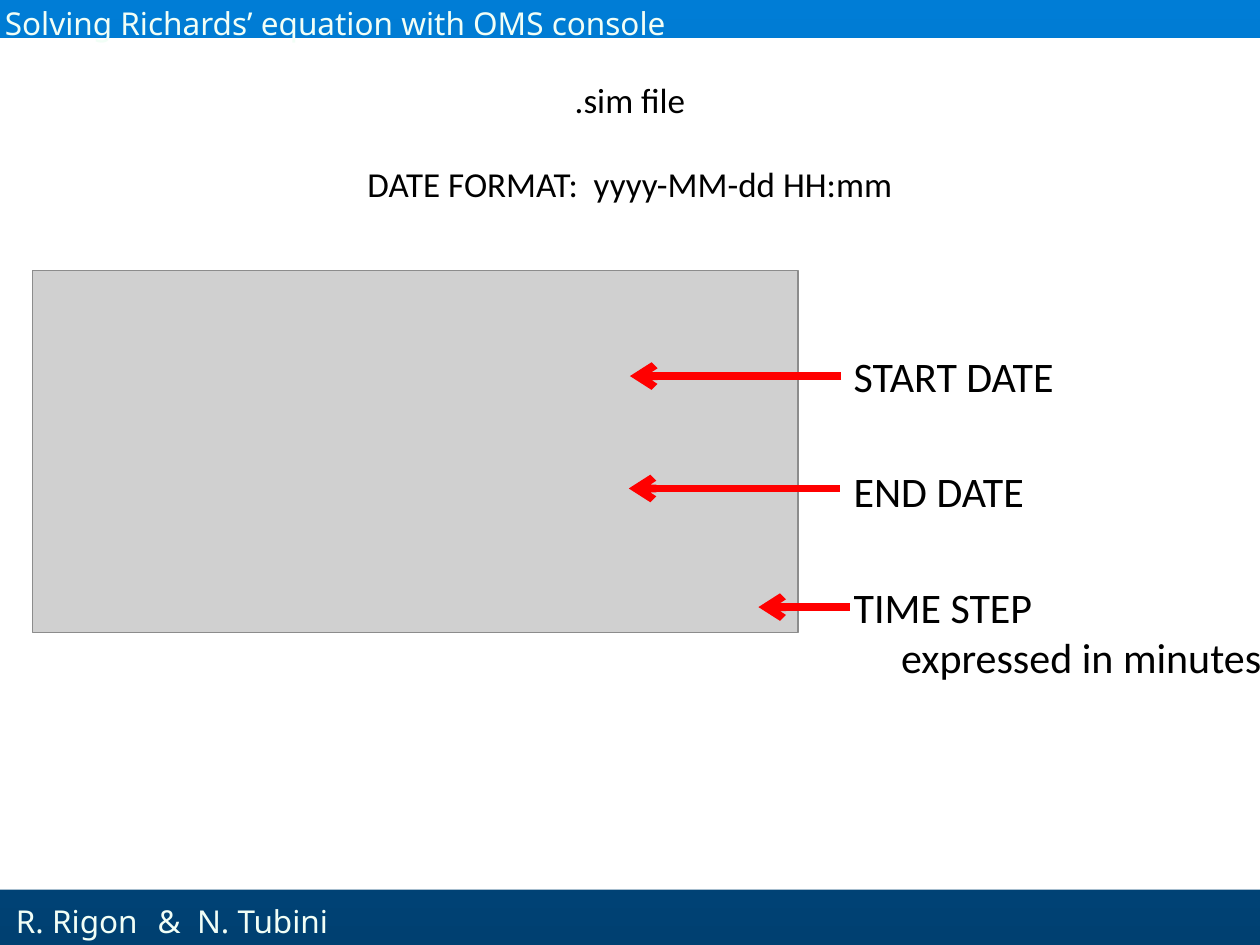
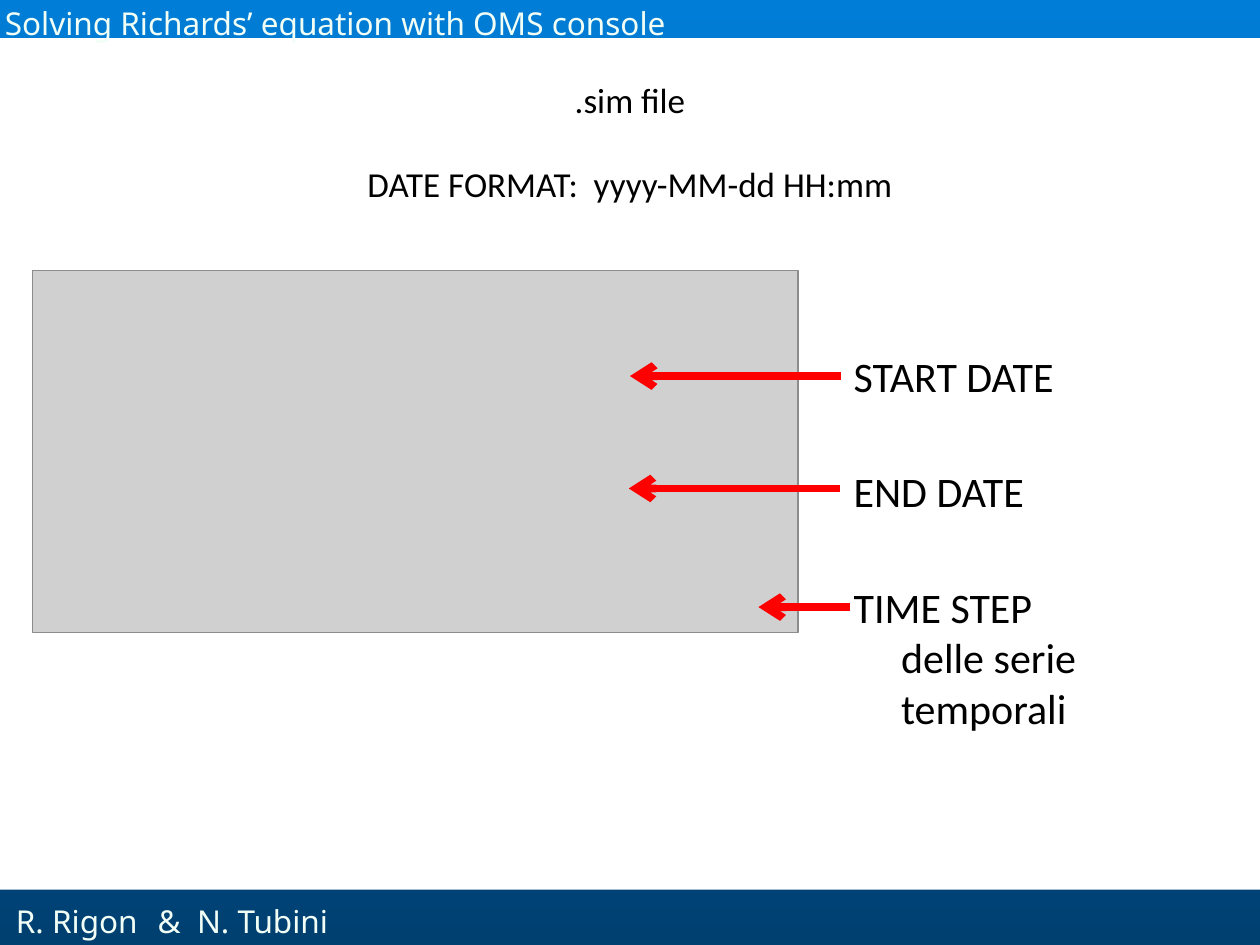
Before and after one commit to GEOframeOMSProjects/OMS_Project_Richards1D, a slide deck: slide 21 of Materials/Richards_English.pptx (slide 3 before the commit). Drawn at 1260x945 pixels with LibreOffice and Linux fonts; fonts in the diff are those of the drawing; grey boxes stand for pictures; background and template pictures are left out. Boxes give left, top, right and bottom in pixels: in the first picture for what was removed or moved away, otherwise in the second. Text is boxed around its words. In the diff, an @@ line names an element or a change of style, - is before the commit and + after.

```diff
--- a/Materials/Richards_English.pptx
+++ b/Materials/Richards_English.pptx
@@ text at [901,643,1076,731]: text changed @@
-expressed in minutes
+delle serie
+temporali
```
Also in this commit, not shown: 12 other slides changed, 26 slides added, 20 slides removed.
